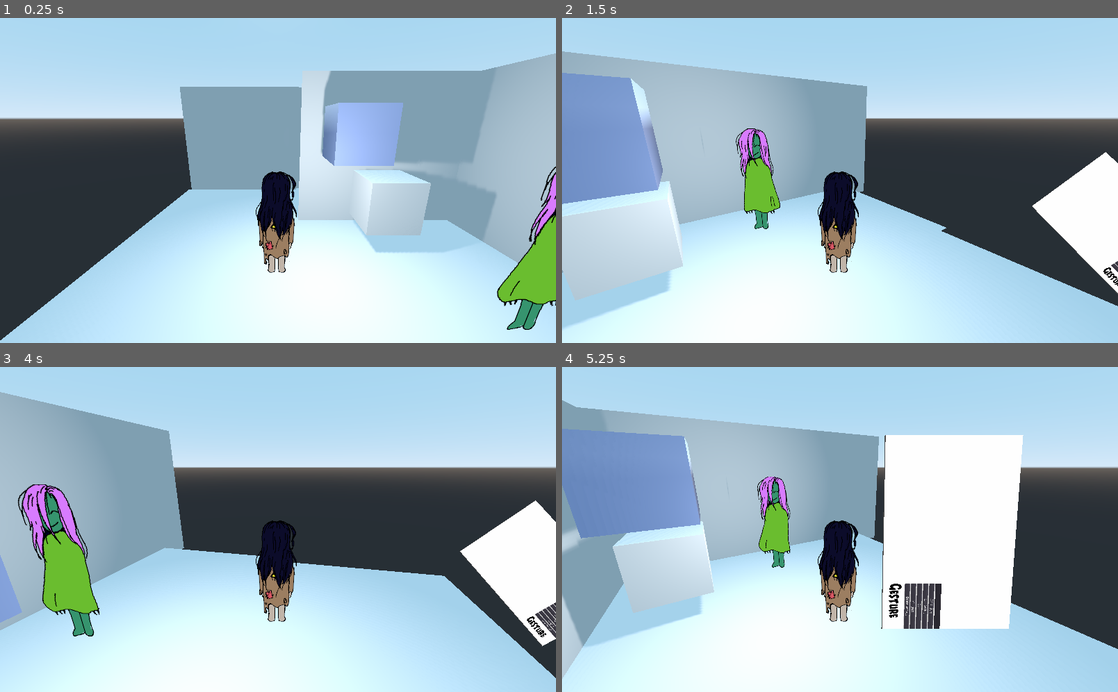
Above: before the commit, frames 1-4 (two rows, left to right).
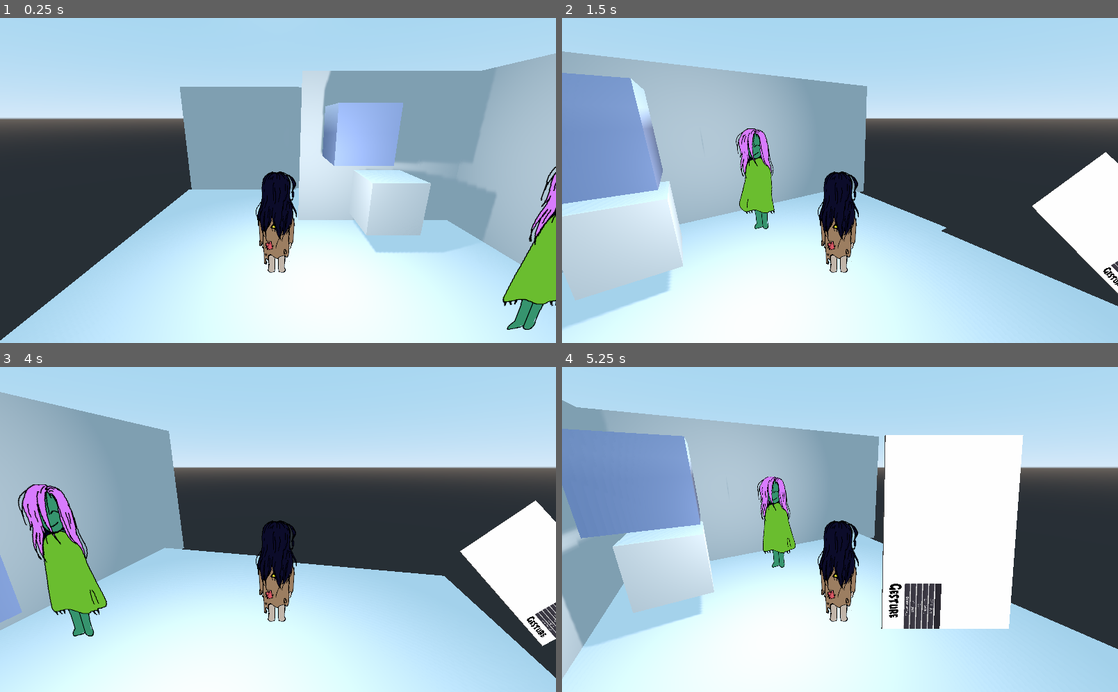
Above: after the commit, the same moments.

Repository: lmsonic/ArtGame
Game: Godot game, scene res://gui_in_3d.tscn
Two runs of this game, one before a commit and one after it. Both use one fixed random seed, a clock stepped at 60 frames per second and the inputs below.
Inputs (mouse positions are in pixels of both pictures, inside the frame that each line leads up to):
- Up to frame 1 (0.25 s): no input
- Up to frame 2 (1.5 s): move the mouse to (962, 164) at 0.52 s; press the mouse at (962, 164) at 0.53 s; hold Right (ui_right) 0.53-1.25 s; tap Space (ui_select) at 0.77, 0.8, 1.07 s; release the mouse at (962, 164) at 1.25 s; drag from (728, 196) to (812, 245) at 1.27 s
- Up to frame 3 (4 s): move the mouse to (333, 458) at 2.02 s; press the mouse at (333, 458) at 2.03 s; hold Right (ui_right) 2.03-2.75 s; tap Space (ui_select) at 2.3 s; release the mouse at (333, 458) at 2.75 s; drag from (250, 594) to (111, 480) at 2.77 s; tap Enter at 3.5 s; move the mouse to (444, 578) at 3.52 s; hold Left (ui_left) from 3.53 s (still down); hold Space (ui_select) from 3.53 s (still down); click (444, 578) at 3.67 s
- Up to frame 4 (5.25 s): release Left (ui_left) at 4.25 s; release Space (ui_select) at 4.25 s; drag from (673, 480) to (756, 448) at 4.27 s; move the mouse to (867, 529) at 5.02 s; press the mouse at (867, 529) at 5.03 s; hold Down (ui_down) from 5.03 s (still down)

The runs differ from the first frame. In frame 1, 0.2% of the frame differs, in the area x 89-100%, y 50-88%; in frame 2, 0.2%; in frame 3, 0.5%, in the area x 4-20%, y 38-76%; in frame 4, 0.2%.

Commit message:
Lag fix 2

Diff:
--- a/Draw.gd
+++ b/Draw.gd
@@ -8,6 +8,13 @@
 var strokeId:=-1
 
 onready var labelText := $GUIRecognizer/MarginContainer/HBoxContainer/VBoxContainer/Label
+
+var extracted:=false setget set_extracted
+
+func set_extracted(value:bool):
+	extracted=value
+	set_process(value)
+	set_physics_process(value)
 
 func _ready():
 	Input.set_use_accumulated_input(false)
@@ -21,32 +28,34 @@
 	update()
 
 func _input(event):
-	if event.is_action_pressed("draw"):
-		strokeId+=1
-		points.push_back(Point.new(event.position.x,event.position.y,strokeId))
-		lineStarted=true
-		update()
-	if event.is_action("draw"):
-		points.push_back(Point.new(event.position.x,event.position.y,strokeId))
-		update()
-	if event.is_action_released("draw"):
-		points.push_back(Point.new(event.position.x,event.position.y,strokeId))
-		$GUIRecognizer/Timer.start(2.0)
-		lineStarted=false
-		update()
+	if extracted:
+		if event.is_action_pressed("draw"):
+			strokeId+=1
+			points.push_back(Point.new(event.position.x,event.position.y,strokeId))
+			lineStarted=true
+			update()
+		if event.is_action("draw"):
+			points.push_back(Point.new(event.position.x,event.position.y,strokeId))
+			update()
+		if event.is_action_released("draw"):
+			points.push_back(Point.new(event.position.x,event.position.y,strokeId))
+			$GUIRecognizer/Timer.start(2.0)
+			lineStarted=false
+			update()
 
-	if lineStarted and event is InputEventMouseMotion:
-		var line: = Line.new(event.position,
-							event.position-event.relative,
-							event.pressure*paintWidth,
-							paintColor)
-		lines.push_back(line)
-		points.push_back(Point.new(event.position.x,event.position.y,strokeId))
-		update()
+		if lineStarted and event is InputEventMouseMotion:
+			var line: = Line.new(event.position,
+								event.position-event.relative,
+								event.pressure*paintWidth,
+								paintColor)
+			lines.push_back(line)
+			points.push_back(Point.new(event.position.x,event.position.y,strokeId))
+			update()
 
 func _draw():
 	#draw_points(2.5,Color.black)
-	draw_lines(lines)
+	if extracted:
+		draw_lines(lines)
 
 func draw_lines(lines):
 	for line in lines:
--- a/DrawingPad.gd
+++ b/DrawingPad.gd
@@ -4,14 +4,22 @@
 # Declare member variables here. Examples:
 # var a = 2
 # var b = "text"
-var extracted:=false
+var extracted:=false setget set_extracted
+onready var draw=$GUIPanel3D/Viewport/Draw
+func set_extracted(value:bool):
+	extracted=value
+	draw.extracted=value
+	print(extracted)
+
+
+
 
 # Called when the node enters the scene tree for the first time.
 func _input(event):
 	if event.is_action_pressed("ui_select"):
 		if not extracted:
 			$AnimationPlayer.play("extract")
-			extracted=!extracted
+			self.extracted=!extracted
 		else:
 			$AnimationPlayer.play("zip")
-			extracted=!extracted
+			self.extracted=!extracted
--- a/gui_in_3d.tscn
+++ b/gui_in_3d.tscn
@@ -160,7 +160,7 @@
 billboard = 2
 frames = SubResource( 1 )
 animation = "walk"
-frame = 1
+frame = 6
 playing = true
 
 [node name="CollisionShape" type="CollisionShape" parent="Cubio"]
@@ -176,7 +176,7 @@
 script = ExtResource( 20 )
 
 [node name="GUIPanel3D" parent="Cubio/Camera/DrawingPad" instance=ExtResource( 1 )]
-transform = Transform( 0.509841, 7.90649e-09, -0.146946, -0.0406962, 0.509841, -0.141199, 0.141199, 0.146946, 0.489899, 5.52937, -0.579195, -2.775 )
+transform = Transform( 0.509841, 1.66036e-07, -0.146946, -0.0406962, 0.509841, -0.141198, 0.141198, 0.146946, 0.489899, 5.52937, -0.579195, -2.775 )
 
 [node name="AnimationPlayer" type="AnimationPlayer" parent="Cubio/Camera/DrawingPad"]
 anims/extract = SubResource( 3 )
@@ -267,6 +267,7 @@
 [node name="AnimatedSprite3D" type="AnimatedSprite3D" parent="Background/Mad"]
 billboard = 2
 frames = SubResource( 10 )
+frame = 1
 playing = true
 
 [node name="StaticBody" type="StaticBody" parent="Background/Mad/AnimatedSprite3D"]
